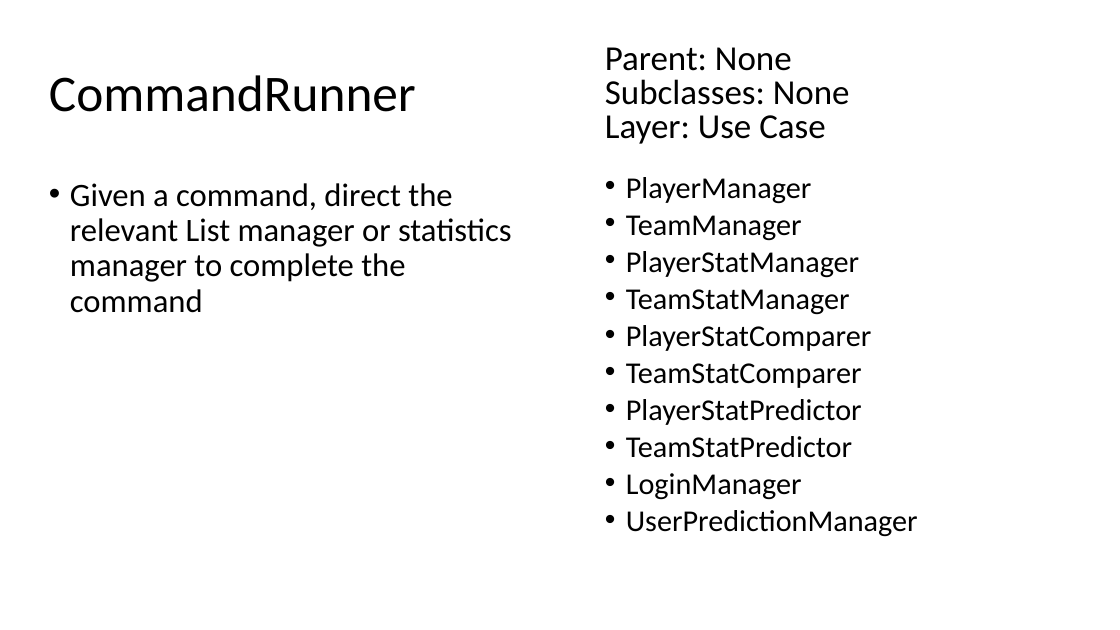
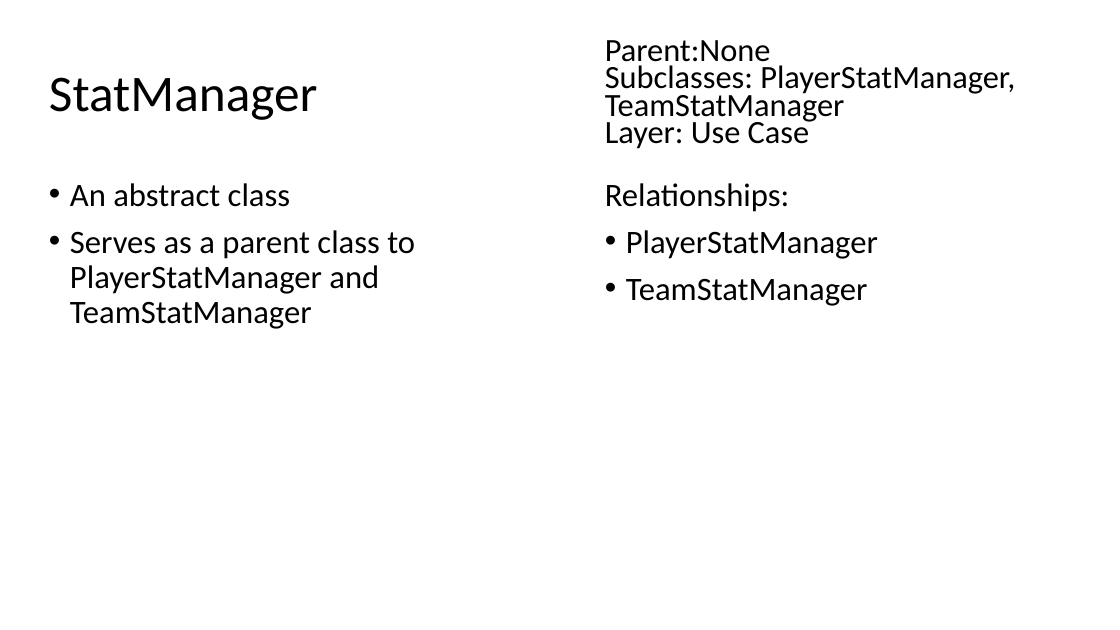
Before and after one commit to CSC207-UofT/course-project-sports-agents, a slide deck: slide 3 of IsaiahCRC.pptx (slide 4 before the commit). Drawn at 1120x630 pixels with LibreOffice and Linux fonts; fonts in the diff are those of the drawing. Boxes give left, top, right and bottom in pixels: in the first picture for what was removed or moved away, otherwise in the second. Text is boxed around its words. In the diff, an @@ line names an element or a change of style, - is before the commit and + after.

Commit message:
Modify some of the classes in the CRC

```diff
--- a/IsaiahCRC.pptx
+++ b/IsaiahCRC.pptx
@@ text at [605, 40, 1015, 124]: text changed; size 30 to 27.8 pt @@
-Parent: None
-Subclasses: None
+Parent:None
+Subclasses: PlayerStatManager, TeamStatManager
@@ title at [49, 77, 318, 120]: text changed @@
-CommandRunner
+StatManager
@@ text at [605, 116, 810, 149]: size 30 to 27.8 pt in "Layer: Use Case"; line spacing 0.8 to 0.7 @@
@@ text at [70, 183, 415, 329]: text changed @@
-• Given a command, direct the relevant List manager or statistics manager to complete the command
+• An abstract class
+• Serves as a parent class to PlayerStatManager and TeamStatManager
@@ text at [605, 183, 790, 212]: text changed; size 25.9 to 28 pt @@
-• PlayerManager
-• TeamManager
+Relationships:
@@ text at [626, 230, 878, 306]: size 25.9 to 28 pt in "PlayerStatManager", "TeamStatManager"; line spacing 0.7 to 0.9 @@
@@ text at [626, 325, 918, 537]: paragraphs removed @@
-• PlayerStatComparer
-• TeamStatComparer
-• PlayerStatPredictor
-• TeamStatPredictor
-• LoginManager
-• UserPredictionManager
```
Also in this commit, not shown: 7 other slides changed, 4 slides removed.
